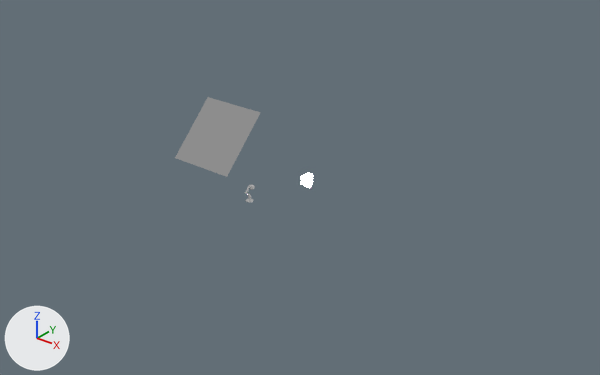
What one commit did to the Blender file section5-animated-lamp/AnimatedLamp.blend.
Both versions are drawn from a camera (50 mm lens) standing at (60.5, -65.9, 45.0) and looking at (6.2, 1.9, 2.9). The axes (+X, +Y, +Z) are drawn at lower left. The lights are the same throughout.

Names of what the first picture shows: 'LightSource', 'LightSourceWindow'.
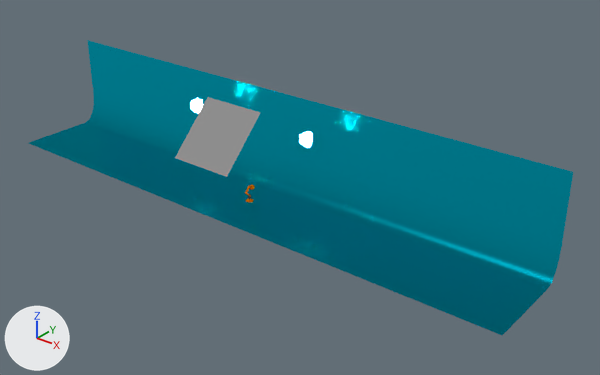
The change, as a diff of the scene's bpy script:
```diff
--- a/section5-animated-lamp/AnimatedLamp.blend.py
+++ b/section5-animated-lamp/AnimatedLamp.blend.py
@@ mat_material @@
+mat_material = bpy.data.materials.new('Material')
+mat_material.use_nodes = True; mat_material.node_tree.nodes.clear()
+_N = mat_material.node_tree.nodes; _L = mat_material.node_tree.links
+n0 = _N.new('ShaderNodeOutputMaterial'); n0.name = 'Material Output'
+n1 = _N.new('ShaderNodeBsdfGlass'); n1.name = 'Glass BSDF'
+n1.distribution = 'BECKMANN'
+n1.inputs[0].default_value = (0.0, 0.73, 1.0, 1.0)  # 'Color', cyan #00deff
+n1.inputs[1].default_value = 0.316  # 'Roughness'
+n1.inputs[2].default_value = 1.45  # 'IOR'
+_L.new(n1.outputs[0], n0.inputs[0])  # 'BSDF' to 'Surface'
@@ me_sphere @@
 me_sphere.from_pydata(...)  # 8 vertices, 9 faces; spans x -0.75..0.75, y -0.43..0.87, z -1.0..1.0
 # used by ob_lightsource; parent = ob_lighting; location = (7.397, 1.948, 4.126)
+# me_sphere part 1: the whole mesh is moved by (0.0, -0.19, 2.59)
 me_sphere.materials.append(mat_ligh)
@@ me_plane @@
 me_plane.from_pydata(...)  # 16 vertices, 7 faces; spans x -6.0..6.0, y -6.0..6.0, z 0.0..6.0
+me_plane.materials.append(mat_material)
@@ me_sphere_001 @@
+me_sphere_001.from_pydata([(0.0, 0.67, 2.09), (0.75, -0.63, 3.09), (0.75, -0.63, 2.09), (0.0, -0.19, 1.59), (0.0, -0.19, 3.59), (-0.75, -0.63, 3.09), (-0.75, -0.63, 2.09), (0.0, 0.67, 3.09)], [], [(3, 0, 2), (0, 7, 1, 2), (7, 4, 1), (3, 2, 6), (2, 1, 5, 6), (1, 4, 5), (3, 6, 0), (6, 5, 7, 0), (5, 4, 7)])
+me_sphere_001.materials.append(mat_ligh)  # white #e7e7e7
@@ ob_lightsource @@
 ob_lightsource.parent = ob_lighting
-ob_lightsource.location = (7.397, 1.948, 4.126)
+ob_lightsource.location = (7.397, 1.948, 6.691)
@@ ob_backdrop @@
 ob_backdrop.location = (0.0, 0.0, 0.0)
-ob_backdrop.scale = (3.0, 1.0, 1.0)
-ob_backdrop.hide_viewport = True
+ob_backdrop.scale = (6.0, 1.0, 2.0)
@@ ob_lightsource_001 @@
+ob_lightsource_001 = bpy.data.objects.new('LightSource.001', me_sphere_001)
+ob_lightsource_001.parent = ob_lighting
+ob_lightsource_001.location = (-9.826, 1.948, 6.691)
```

Boxes [x1, y1, x2, y2] around the edits, measured in the pictures (600 x 375 px):
'Backdrop', shown: after [29, 40, 573, 335]
'LightSource', moved: before [301, 173, 313, 188]; after [300, 131, 312, 148]
'LightSource.001', added: after [191, 98, 203, 113]
